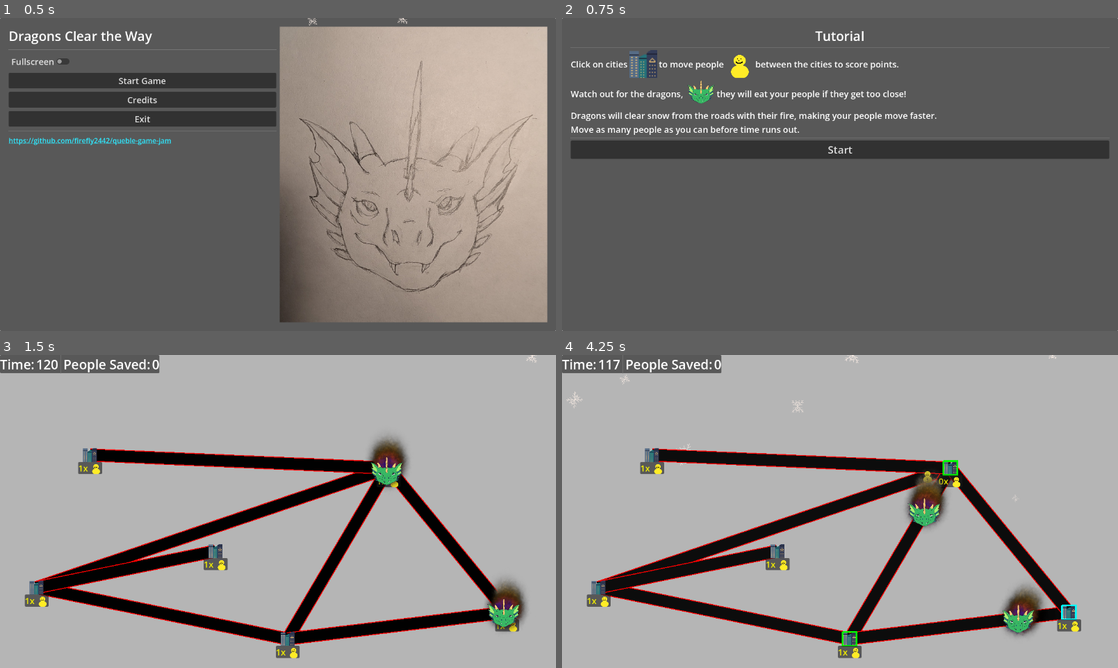
Above: before the commit, frames 1-4 (two rows, left to right).
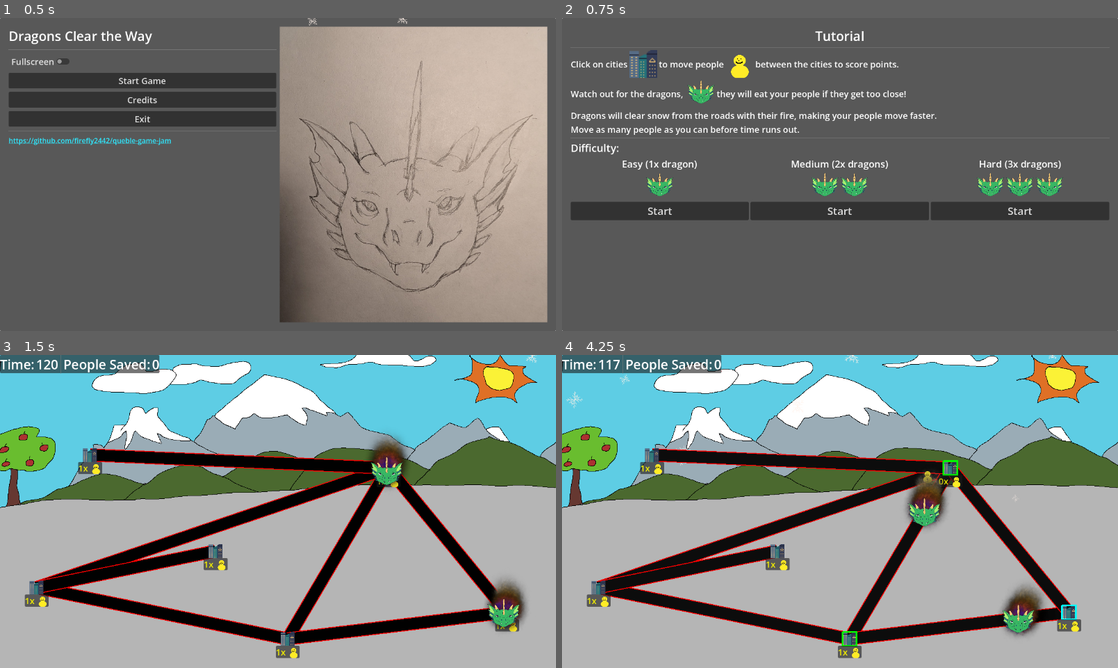
Above: after the commit, the same moments.

Repository: firefly2442/queble-game-jam
Game: Godot game, scene res://scenes/Main.tscn
Two runs of this game, one before a commit and one after it. Both use one fixed random seed, a clock stepped at 60 frames per second and the inputs below.
Inputs (mouse positions are in pixels of both pictures, inside the frame that each line leads up to):
- Up to frame 1 (0.5 s): no input
- Up to frame 2 (0.75 s): click "Start Game" at 0.5 s
- Up to frame 3 (1.5 s): click "Start" at 1.25 s
- Up to frame 4 (4.25 s): drag from (951, 467) to (600, 586) at 2.02 s; drag from (600, 586) to (951, 467) at 2.77 s; move the mouse to (1067, 611) at 3.52 s; click (1067, 611) at 3.67 s

Frame 1 is identical in both runs. In frame 2, 13% of the frame differs, in the area x 1-99%, y 39-65%; in frame 3, 40%; in frame 4, 40%, in the area x 0-100%, y 0-49%.

Commit message:
feat: add difficulty levels

Diff:
--- a/scenes/Game.tscn
+++ b/scenes/Game.tscn
@@ -2,6 +2,7 @@
 
 [ext_resource type="Script" uid="uid://bf73ps13s5ki3" path="res://scripts/Game.gd" id="1_ibkli"]
 [ext_resource type="Texture2D" uid="uid://b0ic1cvtpcev5" path="res://images/Snowflake.png" id="2_qbsmt"]
+[ext_resource type="Texture2D" uid="uid://blfs8f3i0jbmv" path="res://images/hand-drawn/background-hand-drawn-indexed.png" id="3_cpr0p"]
 
 [sub_resource type="Gradient" id="Gradient_qbsmt"]
 colors = PackedColorArray(1, 1, 1, 1, 1, 1, 1, 0)
@@ -91,4 +92,11 @@
 lifetime = 5.0
 process_material = SubResource("ParticleProcessMaterial_qbsmt")
 
+[node name="BackgroundTextureRect" type="TextureRect" parent="." unique_id=1253238528]
+z_index = -2
+custom_minimum_size = Vector2(1280, 720)
+offset_right = 40.0
+offset_bottom = 40.0
+texture = ExtResource("3_cpr0p")
+
 [connection signal="timeout" from="GameTimer" to="." method="_on_game_timer_timeout"]
--- a/scenes/Results.tscn
+++ b/scenes/Results.tscn
@@ -3,6 +3,7 @@
 [ext_resource type="Texture2D" uid="uid://dd4yhuligvups" path="res://images/Person.png" id="1_ny2nj"]
 [ext_resource type="Script" uid="uid://ca1ha4mevairi" path="res://scripts/Results.gd" id="1_ufxfl"]
 [ext_resource type="Texture2D" uid="uid://b36heyjf8f27w" path="res://images/Person-with-X.png" id="3_3oa2t"]
+[ext_resource type="Texture2D" uid="uid://ckorpxohrt2yv" path="res://images/tileOrange_68.png" id="4_3oa2t"]
 
 [node name="Results" type="Node2D" unique_id=1354984067]
 script = ExtResource("1_ufxfl")
@@ -67,6 +68,10 @@
 [node name="HBoxContainer3" type="HBoxContainer" parent="PanelContainer/MarginContainer/VBoxContainer" unique_id=1835307881]
 layout_mode = 2
 
+[node name="TextureRect" type="TextureRect" parent="PanelContainer/MarginContainer/VBoxContainer/HBoxContainer3" unique_id=364789894]
+layout_mode = 2
+texture = ExtResource("4_3oa2t")
+
 [node name="ScoreLabel" type="Label" parent="PanelContainer/MarginContainer/VBoxContainer/HBoxContainer3" unique_id=597626272]
 layout_mode = 2
 theme_override_font_sizes/font_size = 24
@@ -77,13 +82,18 @@
 layout_mode = 2
 theme_override_font_sizes/font_size = 24
 
+[node name="DescribeLabel" type="Label" parent="PanelContainer/MarginContainer/VBoxContainer/HBoxContainer3" unique_id=47991857]
+layout_mode = 2
+theme_override_font_sizes/font_size = 24
+text = "(saved - eaten)"
+
 [node name="HSeparator2" type="HSeparator" parent="PanelContainer/MarginContainer/VBoxContainer" unique_id=128275845]
 layout_mode = 2
 size_flags_vertical = 3
 
 [node name="ContinueButton" type="Button" parent="PanelContainer/MarginContainer/VBoxContainer" unique_id=478112569]
 layout_mode = 2
-theme_override_font_sizes/font_size = 20
+theme_override_font_sizes/font_size = 24
 text = "Continue"
 
 [connection signal="pressed" from="PanelContainer/MarginContainer/VBoxContainer/ContinueButton" to="." method="_on_continue_button_pressed"]
--- a/scenes/Tutorial.tscn
+++ b/scenes/Tutorial.tscn
@@ -99,9 +99,113 @@
 [node name="HSeparator" type="HSeparator" parent="PanelContainer/MarginContainer/VBoxContainer" unique_id=1782427490]
 layout_mode = 2
 
-[node name="StartButton" type="Button" parent="PanelContainer/MarginContainer/VBoxContainer" unique_id=1534444960]
+[node name="DifficultyLabel" type="Label" parent="PanelContainer/MarginContainer/VBoxContainer" unique_id=1225325928]
+layout_mode = 2
+theme_override_font_sizes/font_size = 24
+text = "Difficulty:"
+
+[node name="HBoxContainer5" type="HBoxContainer" parent="PanelContainer/MarginContainer/VBoxContainer" unique_id=972021605]
+layout_mode = 2
+
+[node name="VBoxContainer" type="VBoxContainer" parent="PanelContainer/MarginContainer/VBoxContainer/HBoxContainer5" unique_id=584280730]
+layout_mode = 2
+size_flags_horizontal = 3
+
+[node name="EasyLabel" type="Label" parent="PanelContainer/MarginContainer/VBoxContainer/HBoxContainer5/VBoxContainer" unique_id=1494325429]
+layout_mode = 2
+theme_override_font_sizes/font_size = 22
+text = "Easy (1x dragon)"
+horizontal_alignment = 1
+
+[node name="HBoxContainer" type="HBoxContainer" parent="PanelContainer/MarginContainer/VBoxContainer/HBoxContainer5/VBoxContainer" unique_id=1588523464]
+layout_mode = 2
+alignment = 1
+
+[node name="TextureRect" type="TextureRect" parent="PanelContainer/MarginContainer/VBoxContainer/HBoxContainer5/VBoxContainer/HBoxContainer" unique_id=2117975233]
+custom_minimum_size = Vector2(64, 64)
+layout_mode = 2
+texture = ExtResource("4_twv1b")
+expand_mode = 1
+stretch_mode = 4
+
+[node name="EasyStartButton" type="Button" parent="PanelContainer/MarginContainer/VBoxContainer/HBoxContainer5/VBoxContainer" unique_id=1534444960]
 layout_mode = 2
 theme_override_font_sizes/font_size = 24
 text = "Start"
 
-[connection signal="pressed" from="PanelContainer/MarginContainer/VBoxContainer/StartButton" to="." method="_on_start_button_pressed"]
+[node name="VBoxContainer2" type="VBoxContainer" parent="PanelContainer/MarginContainer/VBoxContainer/HBoxContainer5" unique_id=253304801]
+layout_mode = 2
+size_flags_horizontal = 3
+
+[node name="MediumLabel" type="Label" parent="PanelContainer/MarginContainer/VBoxContainer/HBoxContainer5/VBoxContainer2" unique_id=427075356]
+layout_mode = 2
+theme_override_font_sizes/font_size = 22
+text = "Medium (2x dragons)"
+horizontal_alignment = 1
+
+[node name="HBoxContainer" type="HBoxContainer" parent="PanelContainer/MarginContainer/VBoxContainer/HBoxContainer5/VBoxContainer2" unique_id=1539730710]
+layout_mode = 2
+alignment = 1
+
+[node name="TextureRect" type="TextureRect" parent="PanelContainer/MarginContainer/VBoxContainer/HBoxContainer5/VBoxContainer2/HBoxContainer" unique_id=1507492865]
+custom_minimum_size = Vector2(64, 64)
+layout_mode = 2
+texture = ExtResource("4_twv1b")
+expand_mode = 1
+stretch_mode = 4
+
+[node name="TextureRect2" type="TextureRect" parent="PanelContainer/MarginContainer/VBoxContainer/HBoxContainer5/VBoxContainer2/HBoxContainer" unique_id=1198820334]
+custom_minimum_size = Vector2(64, 64)
+layout_mode = 2
+texture = ExtResource("4_twv1b")
+expand_mode = 1
+stretch_mode = 4
+
+[node name="MediumStartButton" type="Button" parent="PanelContainer/MarginContainer/VBoxContainer/HBoxContainer5/VBoxContainer2" unique_id=1619657472]
+layout_mode = 2
+theme_override_font_sizes/font_size = 24
+text = "Start"
+
+[node name="VBoxContainer3" type="VBoxContainer" parent="PanelContainer/MarginContainer/VBoxContainer/HBoxContainer5" unique_id=1307050973]
+layout_mode = 2
+size_flags_horizontal = 3
+
+[node name="HardLabel" type="Label" parent="PanelContainer/MarginContainer/VBoxContainer/HBoxContainer5/VBoxContainer3" unique_id=1206816270]
+layout_mode = 2
+theme_override_font_sizes/font_size = 22
+text = "Hard (3x dragons)"
+horizontal_alignment = 1
+
+[node name="HBoxContainer" type="HBoxContainer" parent="PanelContainer/MarginContainer/VBoxContainer/HBoxContainer5/VBoxContainer3" unique_id=1346917930]
+layout_mode = 2
+alignment = 1
+
+[node name="TextureRect" type="TextureRect" parent="PanelContainer/MarginContainer/VBoxContainer/HBoxContainer5/VBoxContainer3/HBoxContainer" unique_id=1285844808]
+custom_minimum_size = Vector2(64, 64)
+layout_mode = 2
+texture = ExtResource("4_twv1b")
+expand_mode = 1
+stretch_mode = 4
+
+[node name="TextureRect2" type="TextureRect" parent="PanelContainer/MarginContainer/VBoxContainer/HBoxContainer5/VBoxContainer3/HBoxContainer" unique_id=656353811]
+custom_minimum_size = Vector2(64, 64)
+layout_mode = 2
+texture = ExtResource("4_twv1b")
+expand_mode = 1
+stretch_mode = 4
+
+[node name="TextureRect3" type="TextureRect" parent="PanelContainer/MarginContainer/VBoxContainer/HBoxContainer5/VBoxContainer3/HBoxContainer" unique_id=1532448225]
+custom_minimum_size = Vector2(64, 64)
+layout_mode = 2
+texture = ExtResource("4_twv1b")
+expand_mode = 1
+stretch_mode = 4
+
+[node name="HardStartButton" type="Button" parent="PanelContainer/MarginContainer/VBoxContainer/HBoxContainer5/VBoxContainer3" unique_id=1439169451]
+layout_mode = 2
+theme_override_font_sizes/font_size = 24
+text = "Start"
+
+[connection signal="pressed" from="PanelContainer/MarginContainer/VBoxContainer/HBoxContainer5/VBoxContainer/EasyStartButton" to="." method="_on_easy_start_button_pressed"]
+[connection signal="pressed" from="PanelContainer/MarginContainer/VBoxContainer/HBoxContainer5/VBoxContainer2/MediumStartButton" to="." method="_on_medium_start_button_pressed"]
+[connection signal="pressed" from="PanelContainer/MarginContainer/VBoxContainer/HBoxContainer5/VBoxContainer3/HardStartButton" to="." method="_on_hard_start_button_pressed"]
--- a/scripts/Game.gd
+++ b/scripts/Game.gd
@@ -1,7 +1,7 @@
 extends Node2D
 
 var number_cities: int = 6
-var number_dragons: int = 2
+
 
 func _ready() -> void:
 	# randomly generate and place cities
@@ -58,7 +58,7 @@
 	GameState.cities = %Cities.get_children()
 
 	# add dragons
-	for i in range(number_dragons):
+	for i in range(GameState.number_dragons):
 		var dragon_scene: PackedScene = load("uid://lh3txbxrchpu")
 		var dragon: Dragon = dragon_scene.instantiate()
 		# pick a random city to place it in
--- a/scripts/MainMenu.gd
+++ b/scripts/MainMenu.gd
@@ -1,6 +1,6 @@
 extends Node2D
 
-var image_list: Array[String] = ["uid://bv43g3rcv4jwj", "uid://ceq4p6wt3xybu"]
+var image_list: Array[String] = ["uid://bv43g3rcv4jwj", "uid://ceq4p6wt3xybu", "uid://cyveon3wjj1xx", "uid://blfs8f3i0jbmv"]
 var image_index: int = 0
 
 func _ready() -> void:
--- a/scripts/Tutorial.gd
+++ b/scripts/Tutorial.gd
@@ -3,7 +3,19 @@
 func _ready() -> void:
 	pass
 
-
-func _on_start_button_pressed() -> void:
+func _on_easy_start_button_pressed() -> void:
+	GameState.number_dragons = 1
 	AudioManager.playUIClick()
 	SceneSwitcher.switch_scene("uid://blun7ob78f403")
+
+
+func _on_medium_start_button_pressed() -> void:
+	GameState.number_dragons = 2
+	AudioManager.playUIClick()
+	SceneSwitcher.switch_scene("uid://blun7ob78f403")
+
+
+func _on_hard_start_button_pressed() -> void:
+	GameState.number_dragons = 3
+	AudioManager.playUIClick()
+	SceneSwitcher.switch_scene("uid://blun7ob78f403")
--- a/scripts/singletons/Game_State.gd
+++ b/scripts/singletons/Game_State.gd
@@ -1,6 +1,8 @@
 extends Node
 
 var snow_speed: float = 60.0
+
+var number_dragons: int = 1
 
 var cities: Array
 var roads: Array
Binary file added: images/hand-drawn/background-hand-drawn-indexed.png
Not shown, added: images/hand-drawn/background-hand-drawn-indexed.png.import
Binary file added: images/hand-drawn/background-hand-drawn.jpg
Not shown, added: images/hand-drawn/background-hand-drawn.jpg.import
Binary file added: images/tileOrange_68.png
Not shown, added: images/tileOrange_68.png.import
Binary file changed: screenshots/gameplay.png
Not shown, added: images/hand-drawn/background-hand-drawn.pxo
